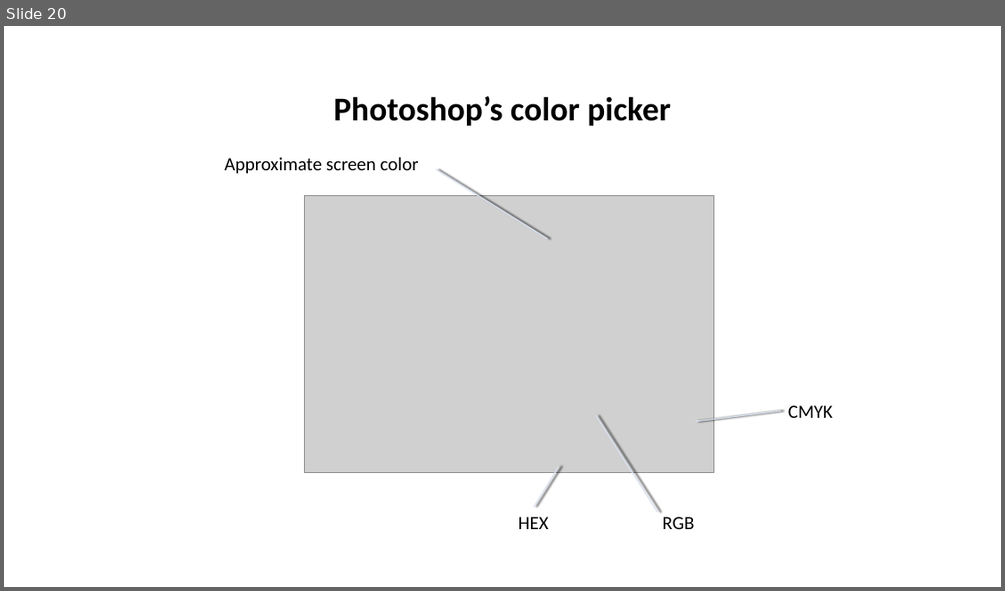
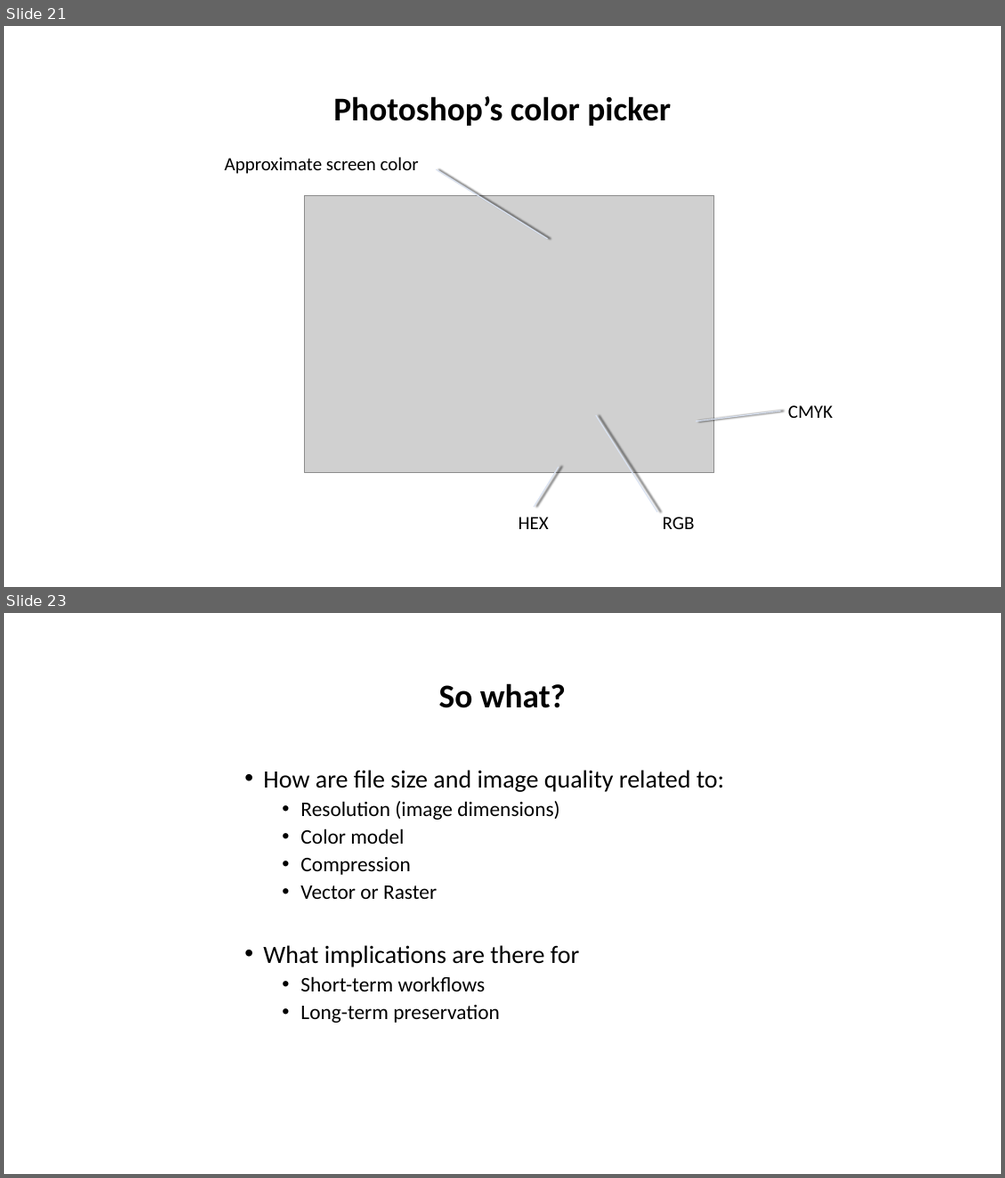
Before and after one commit to tibbben/teaching.data.literacy, a slide deck: UM_DataManagementClass/Lessons/03/03_secondMeeting.pptx. Shown one above the other, each under a label of ours: slide 20 before the commit, slides 21 and 23 after it; the slides between them are not shown. The pictures are 1005x591 and 1005x1178 pixels, drawn with LibreOffice and Linux fonts; fonts in the diff are those of the drawing; grey boxes stand for pictures. Boxes give left, top, right and bottom in pixels: in the first picture for what was removed or moved away, otherwise in the second. Text is boxed around its words. In the diff, an @@ line names an element or a change of style, - is before the commit and + after.

```diff
--- a/UM_DataManagementClass/Lessons/03/03_secondMeeting.pptx
+++ b/UM_DataManagementClass/Lessons/03/03_secondMeeting.pptx
@@ slide 23 added at (4, 613, 1001, 1174), background #FFFFFF @@
@@ title added at (439, 683, 566, 708), 32 pt, text #000000, bold @@
+So what?
@@ text added at (263, 770, 724, 1022), 20 pt, text #000000 @@
+• How are file size and image quality related to:
+  • Resolution (image dimensions)
+  • Color model
+  • Compression
+  • Vector or Raster
+• What implications are there for
+  • Short-term workflows
+  • Long-term preservation
@@ what was slide 20 is now slide 21 @@
```
Also in this commit, not shown: 6 slides changed, 2 other slides added, 2 other files.
